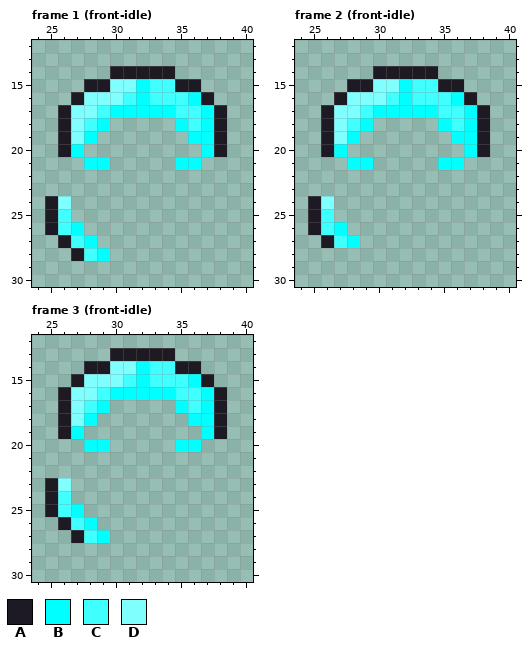
A pixel-art file gets an edit: art/avatar/hair-ponytail.aseprite. Above, as it was before the edit.
64x64 pixels, 15 frames. Shown: frame 1 (front-idle): x 24..40, y 12..30; frame 2 (front-idle): x 24..40, y 12..30; frame 3 (front-idle): x 24..40, y 12..30. The commit also changed other frames, which this record leaves out.
Visible layers, top first: "hair", "ponytail".
Palette (. is transparent): A #1e1a24  B #00ffff  C #40ffff  D #80ffff
Pixels before, frame 1 (front-idle), first column x 25:
14 .....AAAAA....
15 ...AADDBCCAA..
16 ..ADDDCBCCCBA.
17 .ADDCBBBBBCCBA
18 .ADCB.....BCBA
19 .ADB.......BBA
20 .AB.........BA
21 ...BB.....BB..
22 ..............
23 ..............
24 AD............
25 AC............
26 ACB...........
27 .ACB..........
28 ..ACB.........
Pixels before, frame 2 (front-idle), first column x 25:
14 .....AAAAA....
15 ...AADDBCCAA..
16 ..ADDDCBCCCBA.
17 .ADDCBBBBBCCBA
18 .ADCB.....BCBA
19 .ADB.......BBA
20 .AB.........BA
21 ...BB.....BB..
22 ..............
23 ..............
24 AD............
25 AC............
26 ACB...........
27 .ACB..........
Pixels before, frame 3 (front-idle), first column x 25:
13 .....AAAAA....
14 ...AADDBCCAA..
15 ..ADDDCBCCCBA.
16 .ADDCBBBBBCCBA
17 .ADCB.....BCBA
18 .ADB.......BBA
19 .AB.........BA
20 ...BB.....BB..
21 ..............
22 ..............
23 AD............
24 AC............
25 ACB...........
26 .ACB..........
27 ..ACB.........
And afterwards:
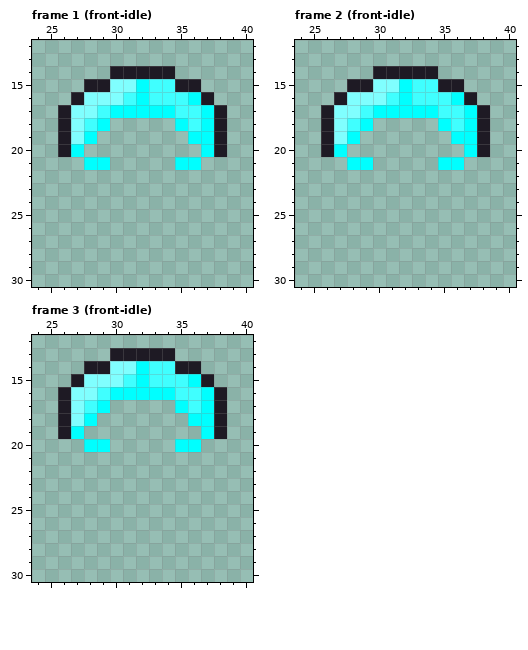
Edits made:
{"where": "frame 1 (front-idle), layer \"ponytail\""}
{"frame":1,"y":24,"x":25,"old":"AD","new":".."}
{"frame":1,"y":25,"x":25,"old":"AC","new":".."}
{"frame":1,"y":26,"x":25,"old":"ACB","new":"..."}
{"frame":1,"y":27,"x":26,"old":"ACB","new":"..."}
{"frame":1,"y":28,"x":27,"old":"ACB","new":"..."}
{"where": "frame 2 (front-idle), layer \"ponytail\""}
{"frame":2,"y":24,"x":25,"old":"AD","new":".."}
{"frame":2,"y":25,"x":25,"old":"AC","new":".."}
{"frame":2,"y":26,"x":25,"old":"ACB","new":"..."}
{"frame":2,"y":27,"x":26,"old":"ACB","new":"..."}
{"where": "frame 3 (front-idle), layer \"ponytail\""}
{"frame":3,"y":23,"x":25,"old":"AD","new":".."}
{"frame":3,"y":24,"x":25,"old":"AC","new":".."}
{"frame":3,"y":25,"x":25,"old":"ACB","new":"..."}
{"frame":3,"y":26,"x":26,"old":"ACB","new":"..."}
{"frame":3,"y":27,"x":27,"old":"ACB","new":"..."}
